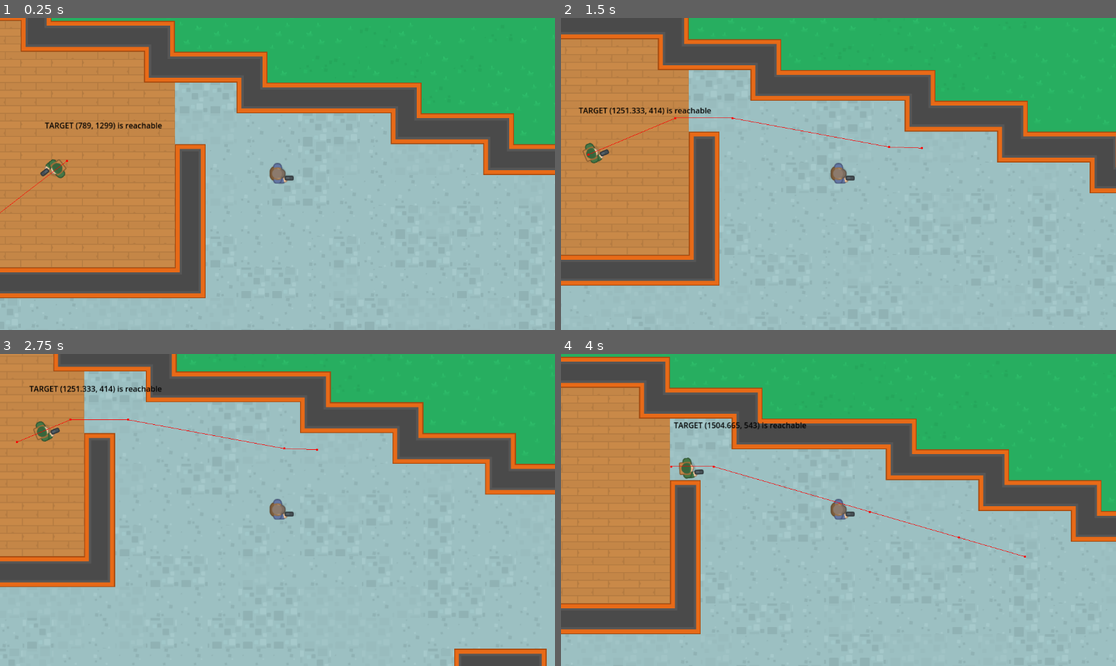
Above: before the commit, frames 1-4 (two rows, left to right).
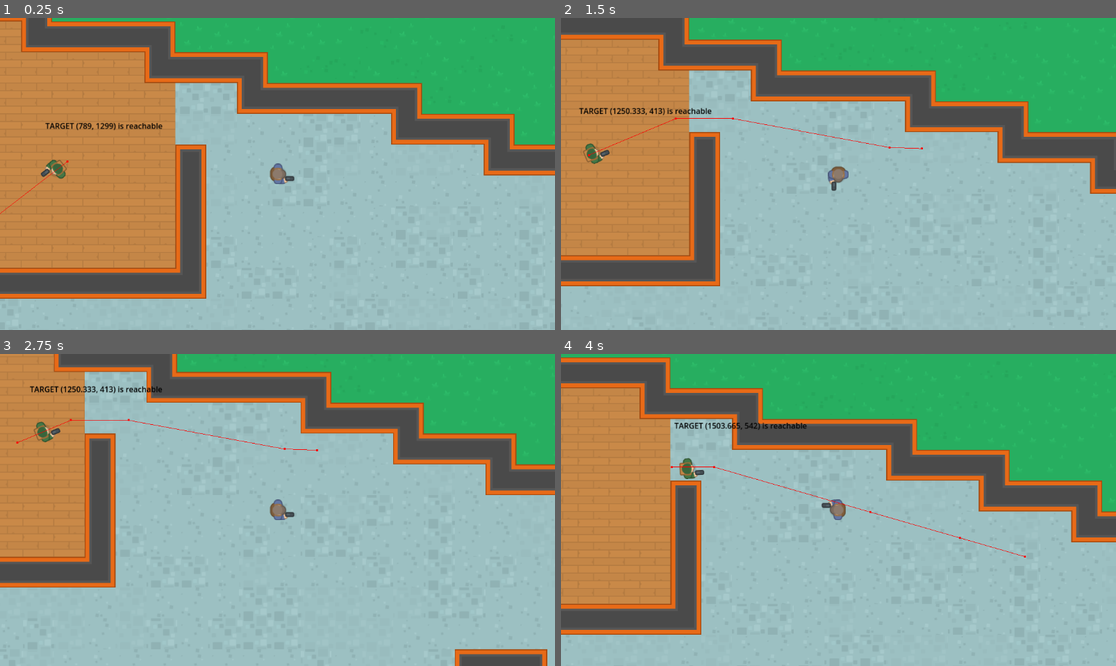
Above: after the commit, the same moments.

Repository: fj0lverkr/do-not-mind-me
Game: Godot game, scene res://scenes/level_map/level_map.tscn
Two runs of this game, one before a commit and one after it. Both use one fixed random seed, a clock stepped at 60 frames per second and the inputs below.
Inputs (mouse positions are in pixels of both pictures, inside the frame that each line leads up to):
- Up to frame 1 (0.25 s): no input
- Up to frame 2 (1.5 s): move the mouse to (960, 158) at 0.52 s; hold D (right) 0.53-1.28 s; click (960, 158) at 0.6 s; move the mouse to (727, 189) at 1.27 s; hold S (down) from 1.28 s (still down); click (727, 189) at 1.35 s
- Up to frame 3 (2.75 s): move the mouse to (333, 441) at 2.02 s; release S (down) at 2.03 s; hold D (right) from 2.03 s (still down); click (333, 441) at 2.1 s
- Up to frame 4 (4 s): move the mouse to (810, 572) at 2.77 s; release D (right) at 2.78 s; hold W (up) 2.78-3.53 s; click (810, 572) at 2.85 s; move the mouse to (1005, 556) at 3.52 s; hold A (left) from 3.53 s (still down); click (1005, 556) at 3.6 s

The runs differ from the first frame. In frame 1, 2.9% of the frame differs, in the area x 0-100%, y 0-90%; in frame 2, 3.2%; in frame 3, 3.2%, in the area x 0-100%, y 0-100%; in frame 4, 3.1%.

Commit message:
fix player rotation

Diff:
--- a/scenes/level_map/level_map.tscn
+++ b/scenes/level_map/level_map.tscn
@@ -98,6 +98,3 @@
 
 [node name="Player" parent="." instance=ExtResource("4_vvh1k")]
 position = Vector2(980, 445)
-
-[node name="Camera2D" type="Camera2D" parent="Player"]
-position = Vector2(1, 1)
--- a/scenes/player/player.gd
+++ b/scenes/player/player.gd
@@ -15,7 +15,9 @@
 
 
 func _process_input() -> void:
-    var new_velocity: Vector2 = Vector2.ZERO
-    new_velocity.x = Input.get_action_strength("right") - Input.get_action_strength("left")
-    new_velocity.y = Input.get_action_strength("down") - Input.get_action_strength("up")
-    velocity = new_velocity.normalized() * _speed
+    velocity.x = Input.get_action_strength("right") - Input.get_action_strength("left")
+    velocity.y = Input.get_action_strength("down") - Input.get_action_strength("up")
+    velocity = velocity.normalized()
+    velocity *= _speed
+    if Input.is_action_pressed("up") or Input.is_action_pressed("down") or Input.is_action_pressed("left") or Input.is_action_pressed("right"):
+        rotation = velocity.angle()
--- a/scenes/player/player.tscn
+++ b/scenes/player/player.tscn
@@ -18,3 +18,5 @@
 
 [node name="CollisionShape2D" type="CollisionShape2D" parent="."]
 shape = SubResource("CapsuleShape2D_dxqci")
+
+[node name="Camera2D" type="Camera2D" parent="."]
